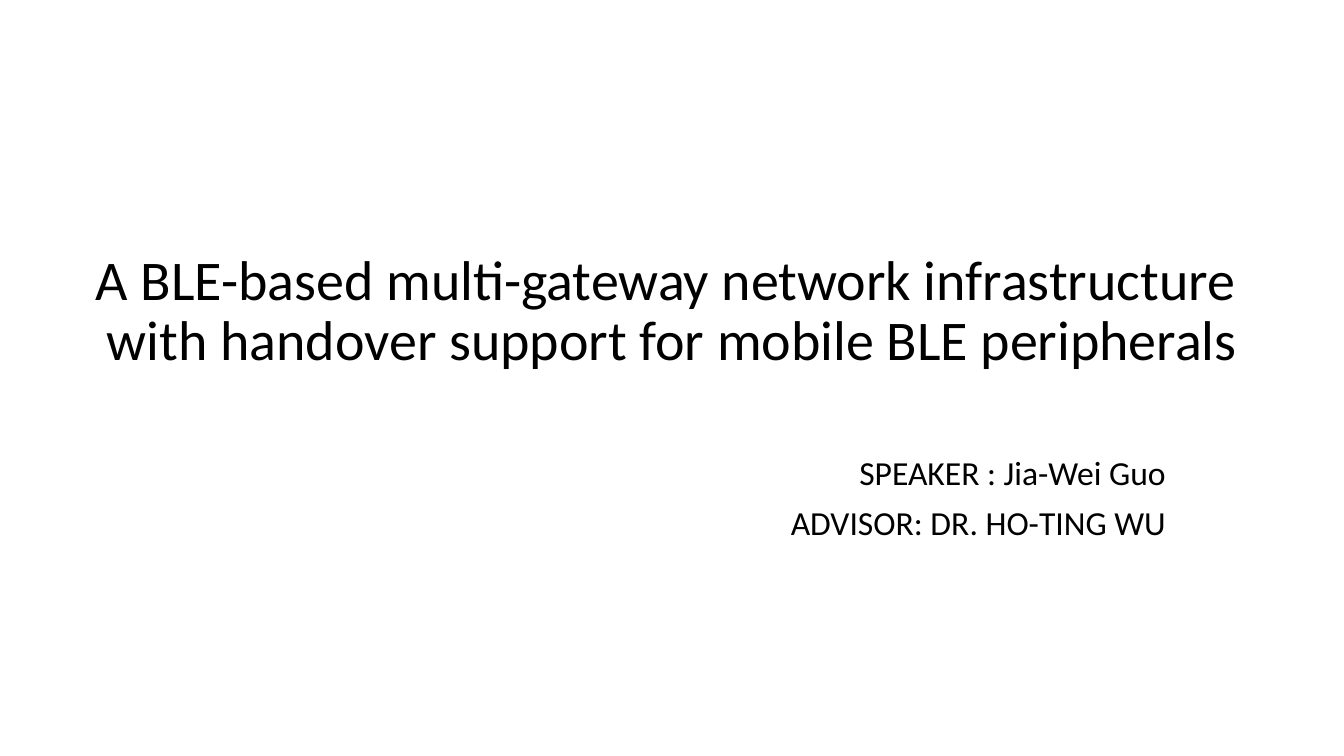
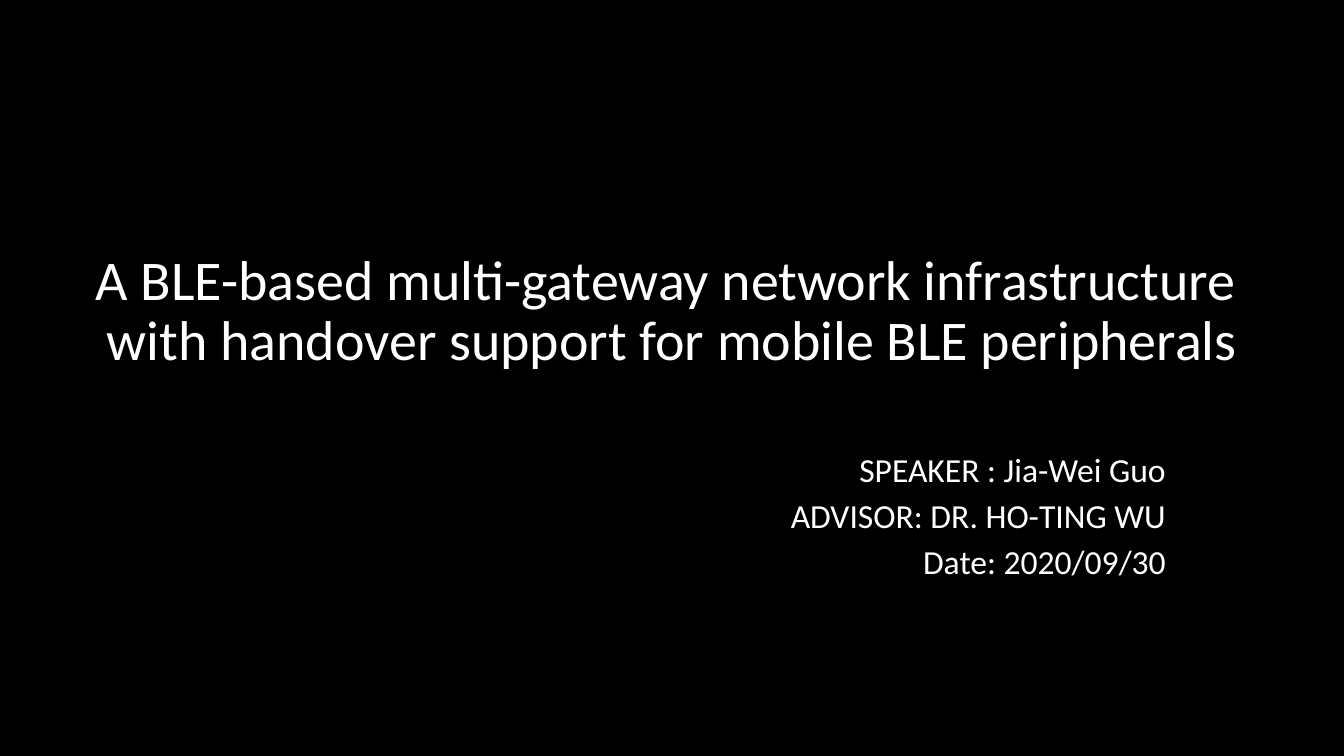
Before and after one commit to EKOISMYLOVE/NTUT_GM_PPT, a slide deck: slide 1 of A BLE-based multi-gateway network infrastructure with handover support for mobile BLE peripherals.pptx. Drawn at 1344x756 pixels with LibreOffice and Linux fonts; fonts in the diff are those of the drawing. Boxes give left, top, right and bottom in pixels: in the first picture for what was removed or moved away, otherwise in the second. Text is boxed around its words. In the diff, an @@ line names an element or a change of style, - is before the commit and + after.

```diff
--- a/A BLE-based multi-gateway network infrastructure with handover support for mobile BLE peripherals.pptx
+++ b/A BLE-based multi-gateway network infrastructure with handover support for mobile BLE peripherals.pptx
@@ background #FFFFFF to #000000 @@
@@ title "A BLE-based multi-gateway network infrastructure ..." at [96,261,1237,369]: text colour #000000 to #FFFFFF @@
@@ subtitle at [791,459,1166,529]: text colour #000000 to #FFFFFF in "SPEAKER : Jia-Wei Guo", "ADVISOR: DR. HO-TING WU"; line spacing 0.9 to 0.8 @@
@@ subtitle at [923,550,1166,576]: paragraph added @@
+Date: 2020/09/30
```
Also in this commit, not shown: 37 other slides changed, 2 slides added, 3 slides removed.
